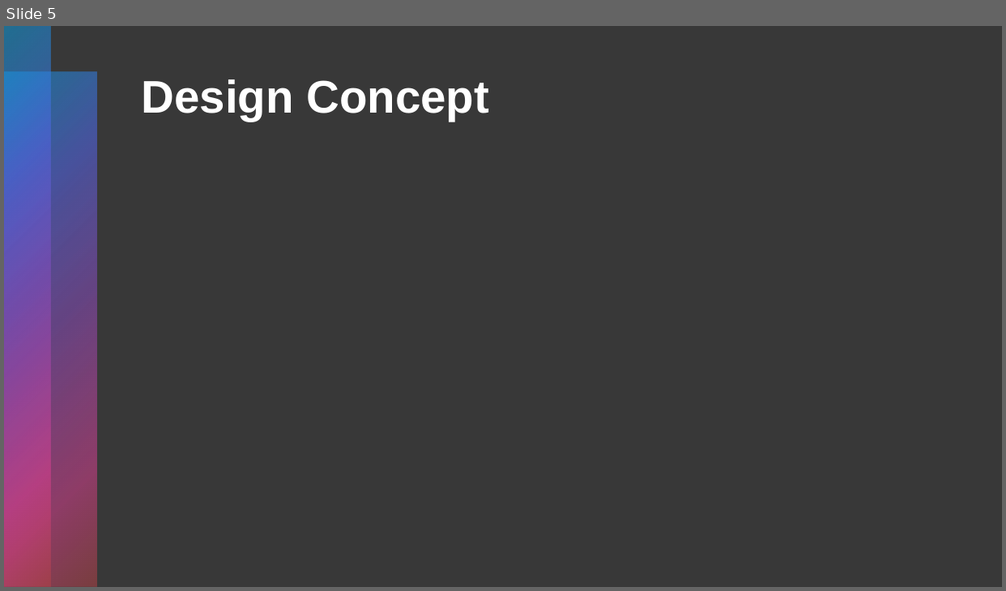
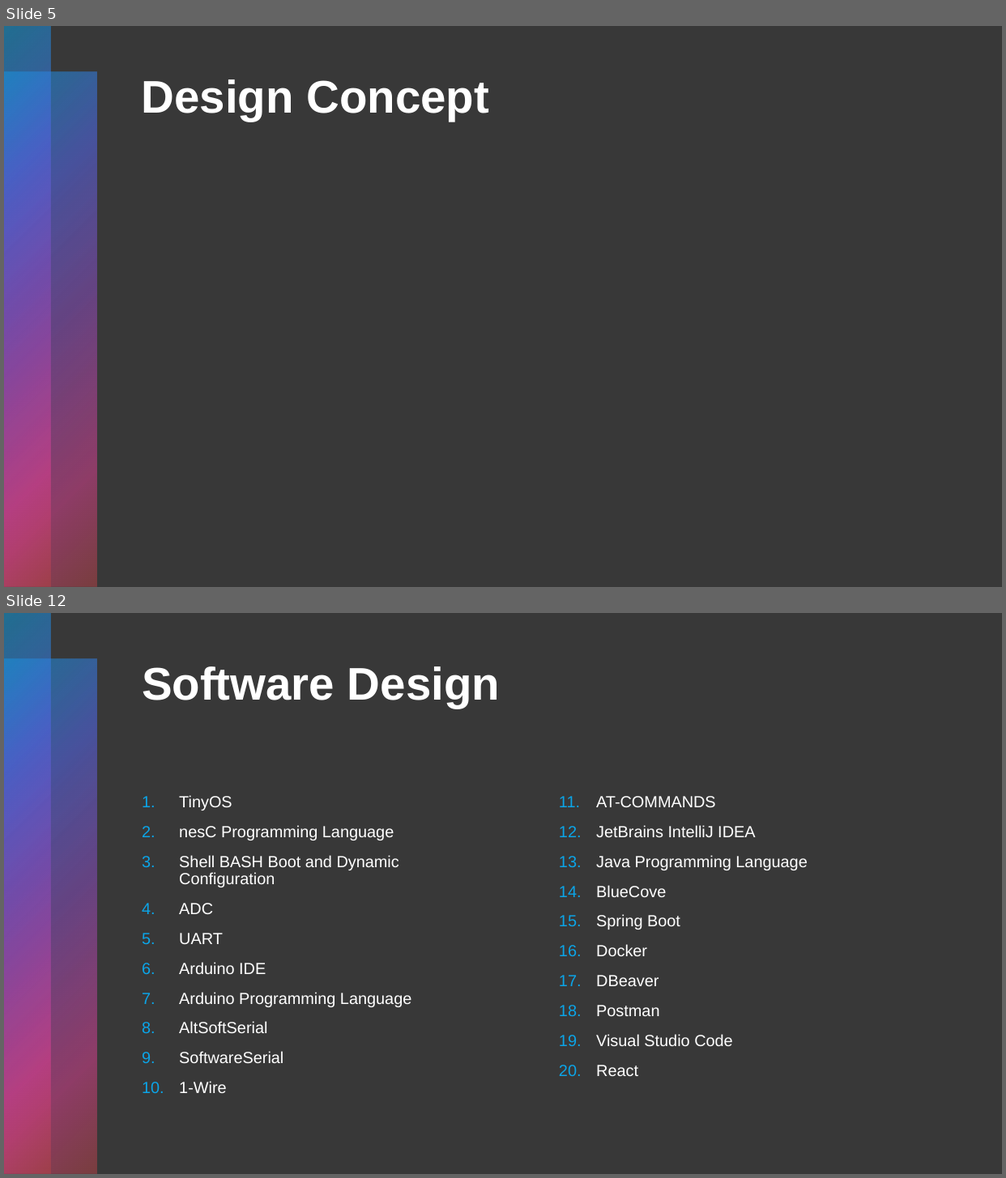
Before and after one commit to gubbriaco/water-analysis, a slide deck: presentation.pptx. Shown one above the other, each under a label of ours: slide 5 before the commit, slides 5 and 12 after it; the slides between them are not shown. The pictures are 1006x591 and 1006x1178 pixels, drawn with LibreOffice and Linux fonts; fonts in the diff are those of the drawing. Boxes give left, top, right and bottom in pixels: in the first picture for what was removed or moved away, otherwise in the second. Text is boxed around its words. In the diff, an @@ line names an element or a change of style, - is before the commit and + after.

```diff
--- a/presentation.pptx
+++ b/presentation.pptx
@@ slide 12 added at [4, 613, 1002, 1174], background #000000 at 78% opacity; not listed: 2 template elements that a slide beside it also shows @@
@@ title added at [142, 666, 500, 708], 44 pt, text #FFFFFF, bold @@
+Software Design
@@ text added at [179, 795, 411, 1093], 15.5 pt, text #FFFFFF @@
+1. TinyOS
+2. nesC Programming Language
+3. Shell BASH Boot and Dynamic Configuration
+4. ADC
+5. UART
+6. Arduino IDE
+7. Arduino Programming Language
+8. AltSoftSerial
+9. SoftwareSerial
+10. 1-Wire
@@ text added at [596, 825, 807, 1076], 15.5 pt, text #FFFFFF @@
+11. AT-COMMANDS
+12. JetBrains IntelliJ IDEA
+13. Java Programming Language
+14. BlueCove
+15. Spring Boot
+16. Docker
+17. DBeaver
+18. Postman
+19. Visual Studio Code
+20. React
```
Also in this commit, not shown: 1 slide changed, 25 other slides added, 1 slide removed.
